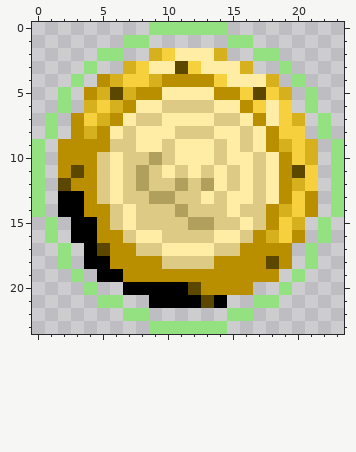
Pixel-art sprite, stored at Items/resources/roseBuckler.png. The picture above was drawn from the file before the commit.
The file is 24x24 pixels.
Now the later version:
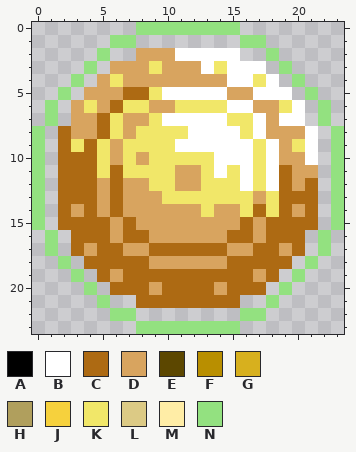
Palette (. is transparent): A #000000  B #ffffff  C #ad6a13  D #d8a45f  E #5c4700  F #b98f00  G #d7b01e  H #b09f5d  J #f6d13d  K #f1e769  L #dcca85  M #ffeda6  N #93e180
Diff:
Changed rows in their new state; - is an unchanged pixel.
first column x 0:
 0 --------N------N--------
 1 ------N-.------.-N------
 2 ------.-DDDBBBBB-.------
 3 ------DDDKDDDBKBBB------
 4 -----DKDDDDDDDDBBKB-----
 5 ----DDDCCKBBBBBDDBBB----
 6 -N.DKDCKKDDKKKKBBDDKB.N-
 7 ---DDCKDDKBBBBBKKBDBB---
 8 N.CDDCKDKKKKBBBBKBDDDB.N
 9 --CKCKDKKKKBBBBBBKBDKB--
10 --CCCKDKDKKKKKBBBKBDDB--
11 --CCCKCKKKKDDKBKBKBCDD--
12 --CCCDCDDKKDDKKKBKBCDC--
13 --CCCDCDDDKKKKKKKDKCCC--
14 --CDCDCDDDDDDKDDKCKCDC--
15 N.CCCCDCDDDDDDDDCDCCCC.N
16 ---CCCDCCDDDDDDCCDCCC---
17 -N.CDCCDDCCCCCCDDCCDC.N-
18 ----CCCCCDDDDDDCCCCC----
19 -----CDCCCCCCCCCCDC-----
20 ------CCCDCCCCDCCC------
21 ------.-CCCCCCCC-.------
22 ------N-.------.-N------
23 --------N------N--------
